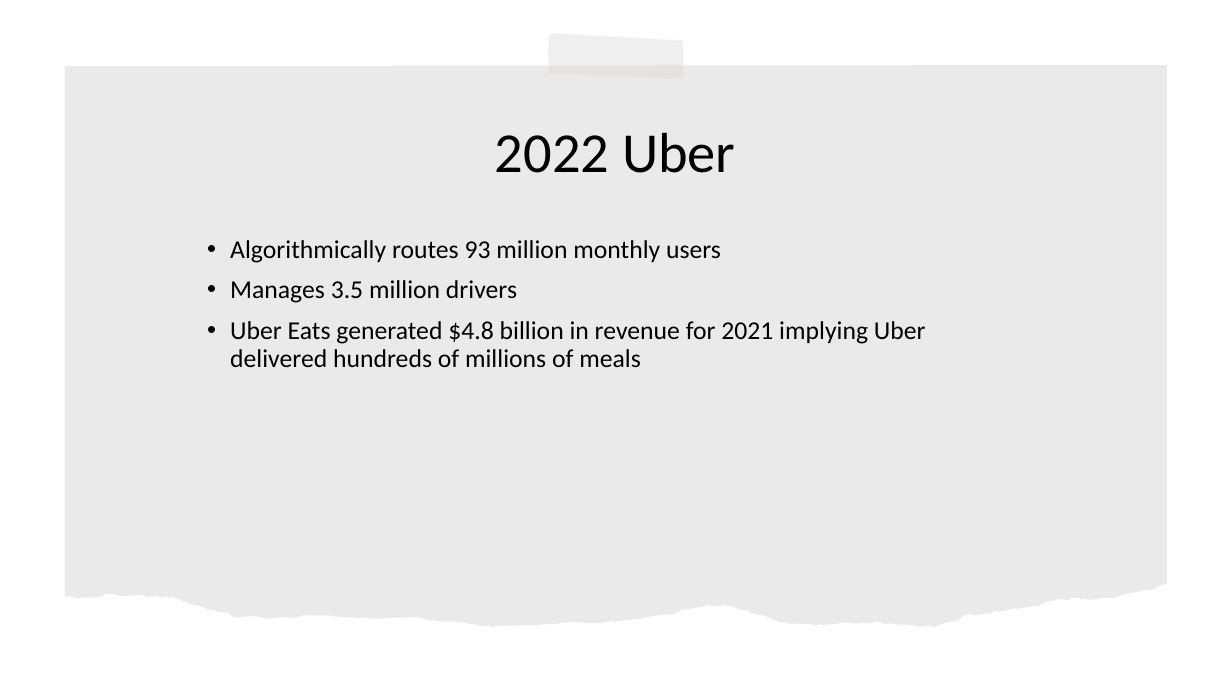
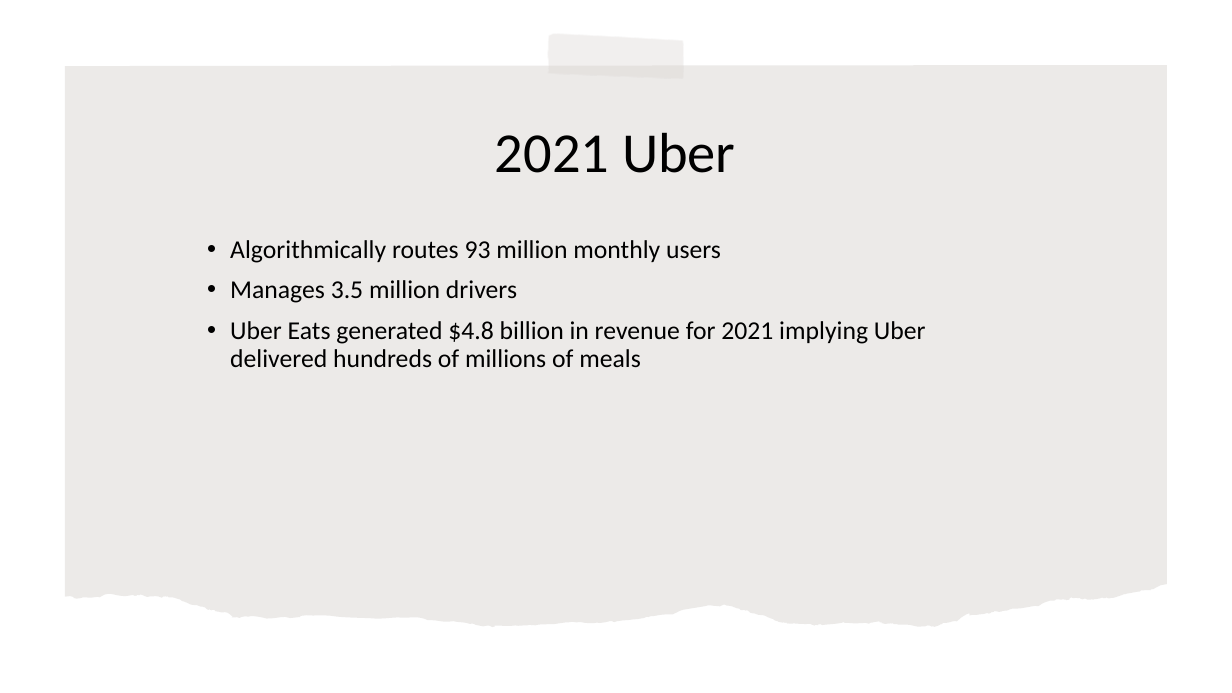
Before and after one commit to rogerlew/conference-ahfe-2022, a slide deck: slide 5 of AHFE 2022.pptx. Drawn at 1232x693 pixels with LibreOffice and Linux fonts; fonts in the diff are those of the drawing. Boxes give left, top, right and bottom in pixels: in the first picture for what was removed or moved away, otherwise in the second. Text is boxed around its words. In the diff, an @@ line names an element or a change of style, - is before the commit and + after.

```diff
--- a/AHFE 2022.pptx
+++ b/AHFE 2022.pptx
@@ title at <box>495,132,736,173</box>: text changed @@
-2022 Uber
+2021 Uber
```
Also in this commit, not shown: 9 other slides changed, 3 slides removed.
